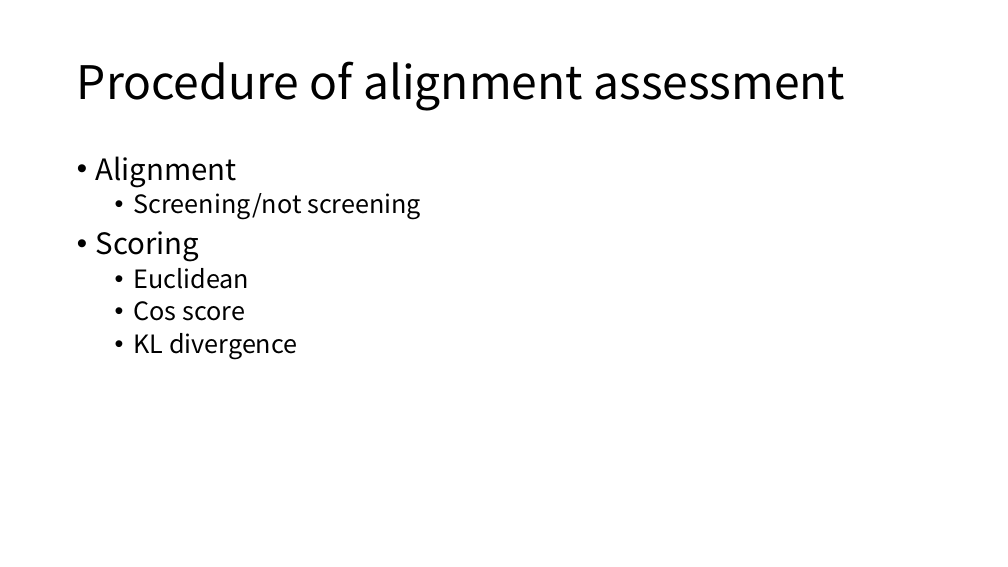
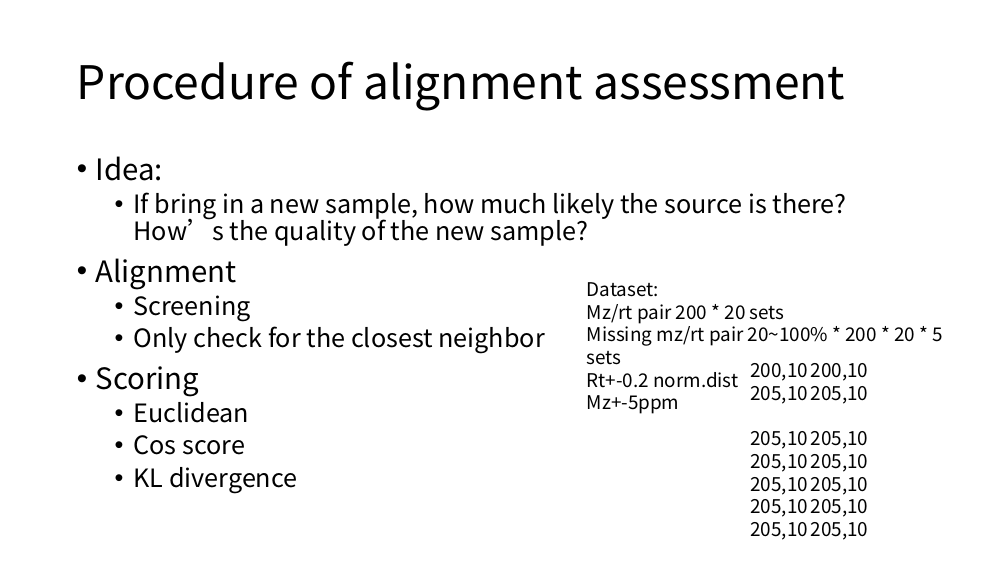
Before and after one commit to XiminHu/mass-suite, a slide deck: slide 1 of doc/20210316_CR.pptx. Drawn at 1008x567 pixels with LibreOffice and Linux fonts; fonts in the diff are those of the drawing. Boxes give left, top, right and bottom in pixels: in the first picture for what was removed or moved away, otherwise in the second. Text is boxed around its words. In the diff, an @@ line names an element or a change of style, - is before the commit and + after.

```diff
--- a/doc/20210316_CR.pptx
+++ b/doc/20210316_CR.pptx
@@ text at box(96, 156, 847, 246): paragraphs added @@
+• Idea:
+  • If bring in a new sample, how much likely the source is there? How’s the quality of the new sample?
@@ text at box(134, 289, 544, 354): text changed @@
-  • Screening/not screening
+  • Screening
+  • Only check for the closest neighbor
@@ text added at box(587, 282, 942, 388), 18 pt, text #000000 @@
+Dataset:
+Mz/rt pair 200 * 20 sets
+Missing mz/rt pair 20~100% * 200 * 20 * 5 sets
+Rt+-0.2 norm.dist
+Mz+-5ppm
@@ text added at box(750, 363, 808, 540), 18 pt, text #000000 @@
+200,10
+205,10
+205,10
+205,10
+205,10
+205,10
+205,10
@@ text added at box(811, 363, 869, 540), 18 pt, text #000000 @@
+200,10
+205,10
+205,10
+205,10
+205,10
+205,10
+205,10
```
Also in this commit, not shown: 6 other slides changed, 3 slides added, 6 other files.
